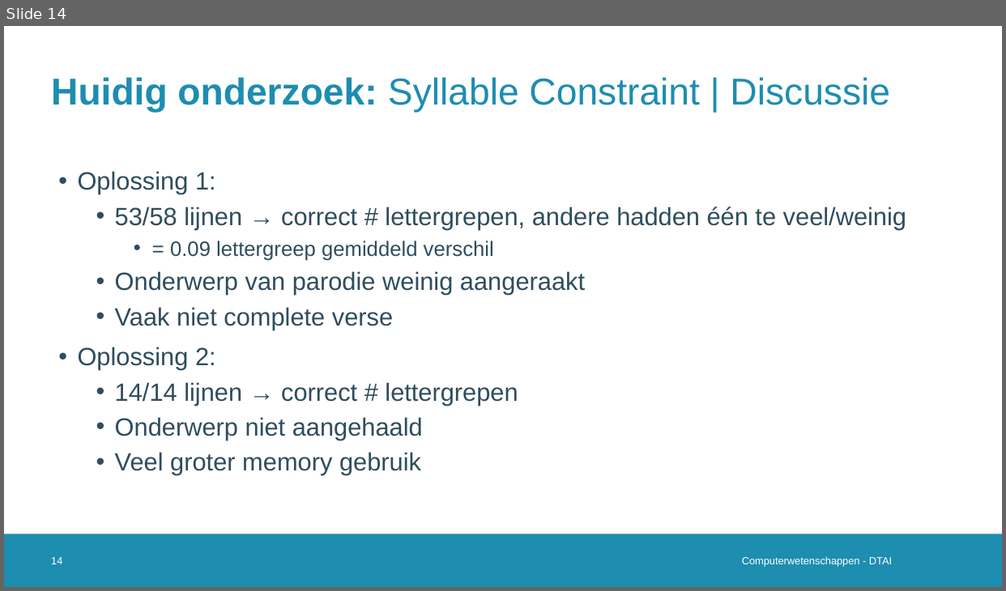
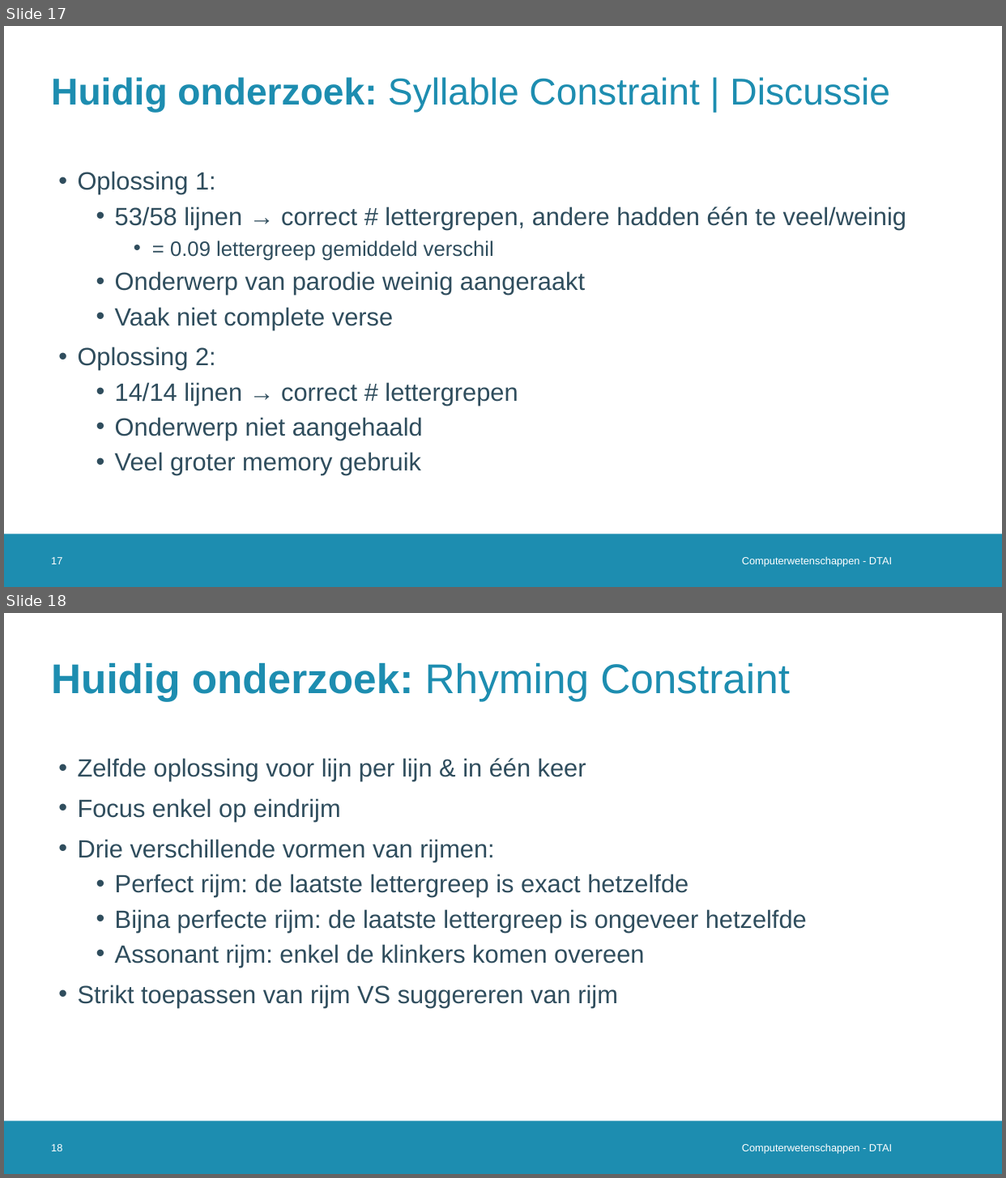
Before and after one commit to Alintermans/Thesis, a slide deck: Presentations/Third Intermediate Presentation/Presentation.pptx. Shown one above the other, each under a label of ours: slide 14 before the commit, slides 17 and 18 after it. The pictures are 1006x591 and 1006x1178 pixels, drawn with LibreOffice and Linux fonts; fonts in the diff are those of the drawing; background and template pictures are left out. Boxes give left, top, right and bottom in pixels: in the first picture for what was removed or moved away, otherwise in the second. Text is boxed around its words. In the diff, an @@ line names an element or a change of style, - is before the commit and + after.

```diff
--- a/Presentations/Third Intermediate Presentation/Presentation.pptx
+++ b/Presentations/Third Intermediate Presentation/Presentation.pptx
@@ slide 18 added at (4,613,1002,1174), background #FFFFFF; not listed: 1 template element that a slide beside it also shows @@
@@ title added at (51,662,790,701), 40 pt, text #1D8DB0 @@
+Huidig onderzoek: Rhyming Constraint
@@ text added at (78,758,807,1007), 24 pt, text #2F4D5D @@
+• Zelfde oplossing voor lijn per lijn & in één keer
+• Focus enkel op eindrijm
+• Drie verschillende vormen van rijmen:
+  • Perfect rijm: de laatste lettergreep is exact hetzelfde
+  • Bijna perfecte rijm: de laatste lettergreep is ongeveer hetzelfde
+  • Assonant rijm: enkel de klinkers komen overeen
+• Strikt toepassen van rijm VS suggereren van rijm
@@ page number added at (51,1144,62,1152), 10 pt, text #FFFFFF @@
+18
@@ text added at (742,1144,892,1154), 10 pt, text #FFFFFF @@
+Computerwetenschappen - DTAI
@@ what was slide 14 is now slide 17 @@
@@ page number at (51,557,62,565): text changed @@
-14
+17
```
Also in this commit, not shown: 2 slides changed, 6 other slides added.
